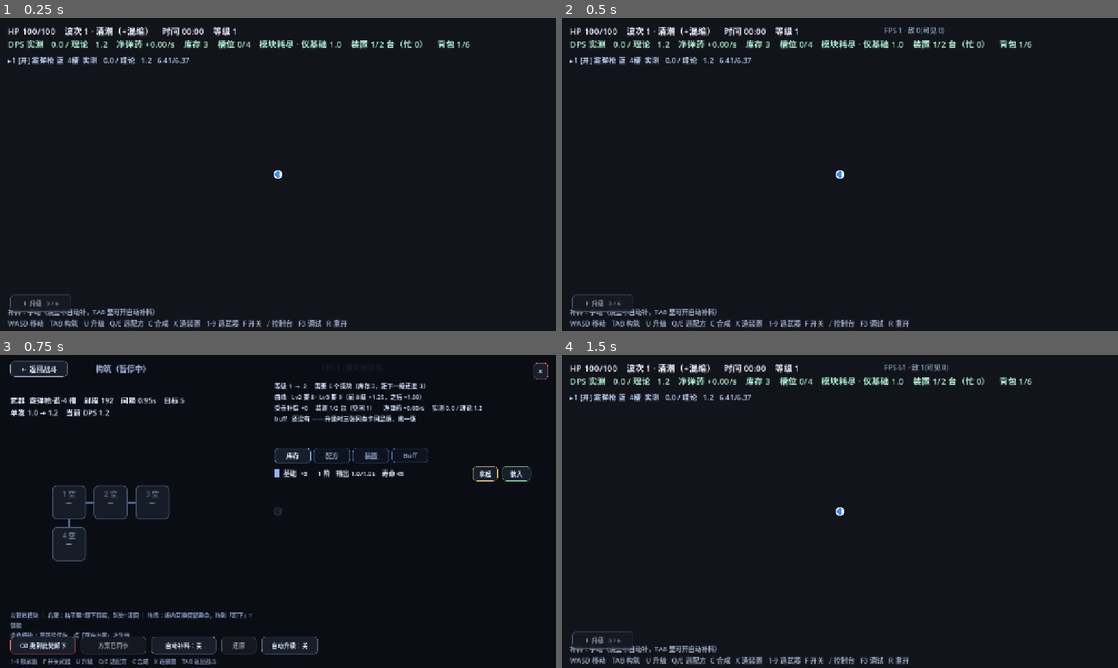
Above: before the commit, frames 1-4 (two rows, left to right).
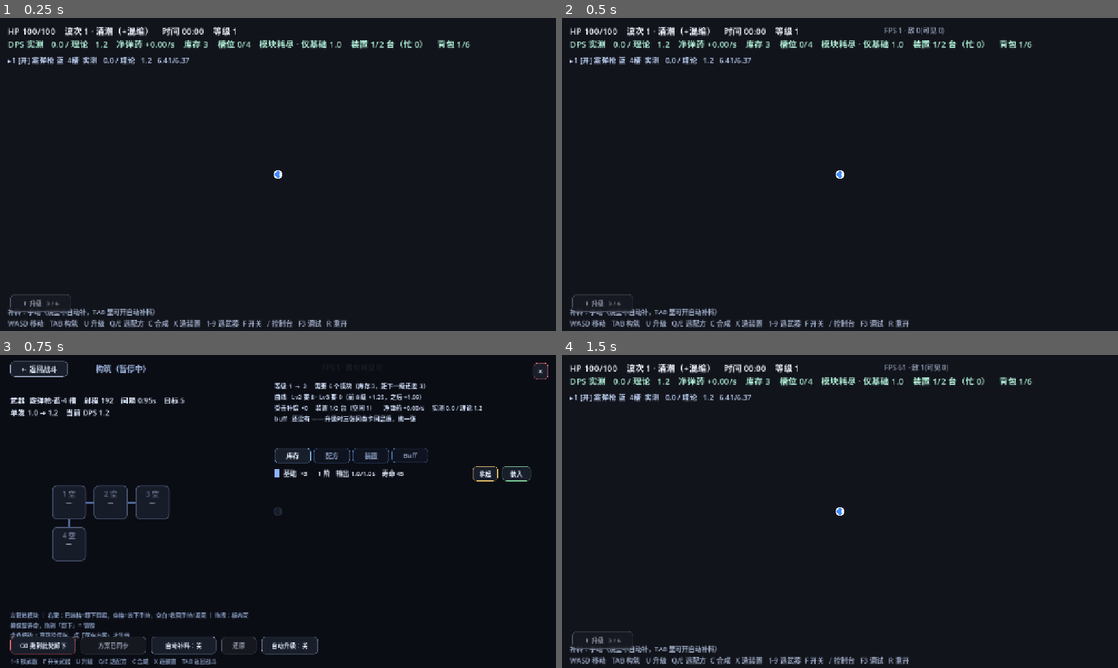
Above: after the commit, the same moments.

Repository: M1suK1/weapon-build-survivor
Game: Godot game, scene res://scenes/main.tscn
Same seed, same stepped clock (60 frames per second), same inputs: the game is played once before the commit and once after it.
Inputs (mouse positions are in pixels of both pictures, inside the frame that each line leads up to):
- Up to frame 1 (0.25 s): no input
- Up to frame 2 (0.5 s): no input
- Up to frame 3 (0.75 s): tap Enter at 0.5 s; move the mouse to (400, 495) at 0.52 s; hold D from 0.53 s (still down); tap Tab at 0.6 s; click (400, 495) at 0.67 s
- Up to frame 4 (1.5 s): tap Space at 0.77 s; release D at 1.25 s; click "×" at 1.25 s

Frames 1-2 are identical in both runs. In frame 3, 0.5% of the frame differs, in the area x 1-46%, y 82-88%; in frame 4, nothing differs.

Commit message:
feat(input): 右键在空格放下手持、空白收回手持（v7 Q3）

Diff:
--- a/scripts/game.gd
+++ b/scripts/game.gd
@@ -1048,7 +1048,7 @@
 	build_legend.autowrap_mode = TextServer.AUTOWRAP_WORD_SMART
 	build_legend.add_theme_font_size_override("font_size", 13)
 	build_legend.add_theme_color_override("font_color", Color(0.52, 0.60, 0.74))
-	build_legend.text = "左键放模块 ｜ 右键：格子里=卸下销毁，别处=返回 ｜ 拖拽：板内互换保留寿命，拖到「卸下」= 销毁\n金色细边 = 草稿没保存，点「保存方案」才生效"
+	build_legend.text = "左键放模块 ｜ 右键：已装格=卸下销毁，空格=放下手持，空白=收回手持/返回 ｜ 拖拽：板内互换保留寿命，拖到「卸下」= 销毁\n金色细边 = 草稿没保存，点「保存方案」才生效"
 	build_root.add_child(build_legend)
 
 	# 底部提示行（不压按钮，plan-v6 §8.2）
@@ -1290,7 +1290,9 @@
 	return false
 
 
-## 右键的唯一入口（plan-v6 §2.2）：槽位 = 卸下；拖拽中 = 取消；其它位置 = 返回上一层
+## 右键的唯一入口（plan-v6 §2.2 / plan-v7 §3）：
+##   已装格 = 卸下（销毁）；空格子且手上有模块 = 放下；空白处且手上有模块 = 收回库存；
+##   空手时空白处 = 返回上一层；拖拽中 = 取消拖拽
 func _on_right_click(mb: InputEventMouseButton) -> bool:
 	if console_open:
 		return false
@@ -1305,6 +1307,14 @@
 		var i := _slot_at(mp)
 		if i >= 0:
 			_on_slot_input(mb, i)
+			return true
+		if hand_mid != "":
+			# 右键点空白：手上的模块收回库存（plan-v7 §3 第 3 条）
+			var n := _inv(hand_mid)
+			_add_inv(hand_mid, 1)
+			_toast("已放回库存：%s ×%d" % [String(MODULES[hand_mid]["name"]), n + 1])
+			hand_mid = ""
+			_refresh_build()
 			return true
 	if _close_topmost():
 		return true
@@ -2989,7 +2999,11 @@
 		return
 	var mb := event as InputEventMouseButton
 	if mb.button_index == MOUSE_BUTTON_RIGHT:
-		_uninstall(i)
+		# 空格子 + 手上有模块 = 放下（plan-v7 §3 第 2 条）；否则就是卸下
+		if (weapon["slots"] as Array)[i] == null and hand_mid != "":
+			_place_at(i, hand_mid)
+		else:
+			_uninstall(i)
 		_refresh_build()
 		return
 	if mb.button_index != MOUSE_BUTTON_LEFT:
@@ -3434,7 +3448,7 @@
 	var draft := _plan_draft_at(weapon, i)
 	if draft != want:
 		lines.append("[color=#ffd479]草稿：%s —— 未保存，保存后才会按它补料[/color]" % ("空" if draft == "" else String(MODULES[draft]["name"])))
-	lines.append("[color=#8fa0b8]左键：装入手里的模块 / 手动补料　　右键：卸下（销毁）[/color]")
+	lines.append("[color=#8fa0b8]左键：装入手里的模块 / 手动补料　　右键：卸下（销毁）/ 空格放下手持 / 空白收回[/color]")
 	return {"title": title, "lines": lines, "color": col}
 
 
